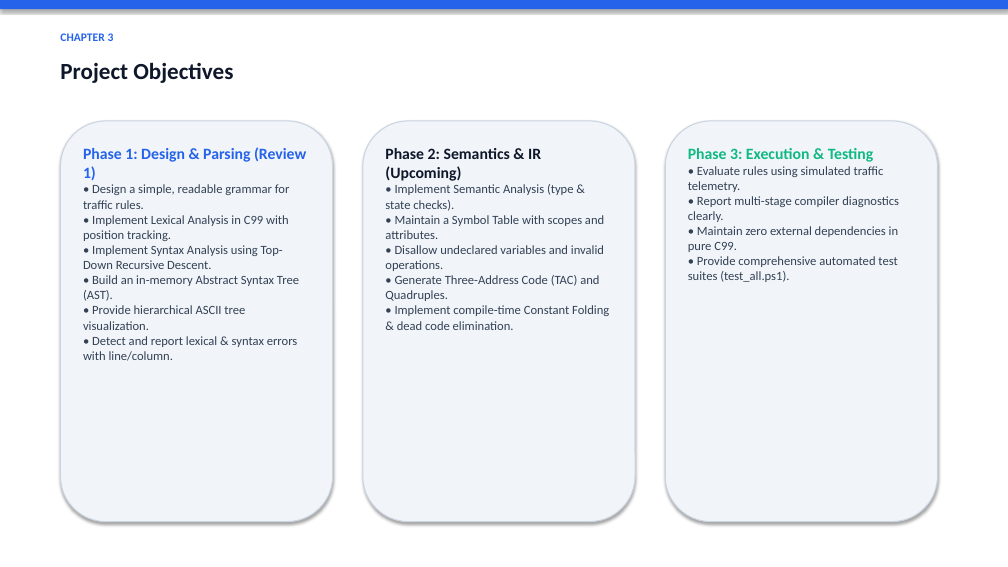
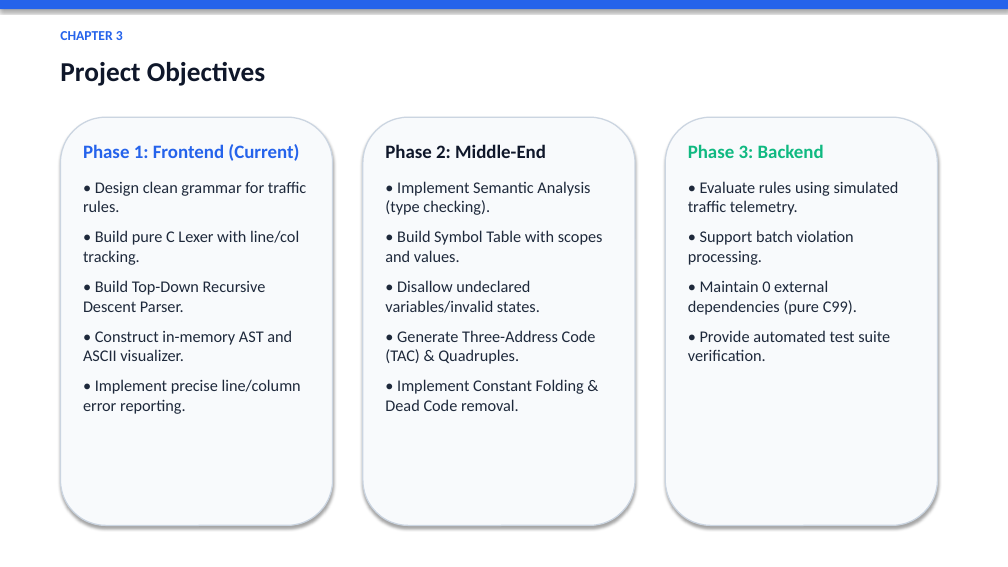
Before and after one commit to 71percentbanana/MQL, a slide deck: slide 4 of TrafficRule_Presentation.pptx. Drawn at 1008x567 pixels with LibreOffice and Linux fonts; fonts in the diff are those of the drawing. Boxes give left, top, right and bottom in pixels: in the first picture for what was removed or moved away, otherwise in the second. Text is boxed around its words. In the diff, an @@ line names an element or a change of style, - is before the commit and + after.

Commit message:
Update presentation with larger text, complete architecture flowchart, and 9-module final design

```diff
--- a/TrafficRule_Presentation.pptx
+++ b/TrafficRule_Presentation.pptx
@@ text "CHAPTER 3" at bbox=[60, 31, 123, 40]: size 11 to 13 pt @@
@@ text "Project Objectives" at bbox=[60, 62, 265, 86]: size 22 to 26 pt @@
@@ rounded rectangle: place and size @@
-rounded rectangle at bbox=[60, 121, 333, 522]
+rounded rectangle at bbox=[60, 117, 333, 526]
@@ rounded rectangle: place and size @@
-rounded rectangle at bbox=[363, 121, 635, 522]
+rounded rectangle at bbox=[363, 117, 635, 526]
@@ fill #F1F5F9 to #F8FAFC; outline #CBD5E1 1 pt to #CBD5E1 1.2 pt in 3 elements at bbox=[60, 117, 333, 526], bbox=[363, 117, 635, 526], bbox=[665, 117, 938, 526] @@
@@ rounded rectangle: place and size @@
-rounded rectangle at bbox=[665, 121, 938, 522]
+rounded rectangle at bbox=[665, 117, 938, 526]
@@ text at bbox=[83, 144, 306, 414]: text changed; size 12 to 15.5 pt; text colour #334155 to #1E293B @@
-Phase 1: Design & Parsing (Review 1)
-• Design a simple, readable grammar for traffic rules.
-• Implement Lexical Analysis in C99 with position tracking.
-• Implement Syntax Analysis using Top-Down Recursive Descent.
-• Build an in-memory Abstract Syntax Tree (AST).
-• Provide hierarchical ASCII tree visualization.
-• Detect and report lexical & syntax errors with line/column.
+Phase 1: Frontend (Current)
+• Design clean grammar for traffic rules.
+• Build pure C Lexer with line/col tracking.
+• Build Top-Down Recursive Descent Parser.
+• Construct in-memory AST and ASCII visualizer.
+• Implement precise line/column error reporting.
@@ text at bbox=[385, 144, 603, 411]: text changed; size 12 to 15.5 pt; text colour #334155 to #1E293B @@
-Phase 2: Semantics & IR (Upcoming)
-• Implement Semantic Analysis (type & state checks).
-• Maintain a Symbol Table with scopes and attributes.
-• Disallow undeclared variables and invalid operations.
-• Generate Three-Address Code (TAC) and Quadruples.
-• Implement compile-time Constant Folding & dead code elimination.
+Phase 2: Middle-End
+• Implement Semantic Analysis (type checking).
+• Build Symbol Table with scopes and values.
+• Disallow undeclared variables/invalid states.
+• Generate Three-Address Code (TAC) & Quadruples.
+• Implement Constant Folding & Dead Code removal.
@@ text at bbox=[688, 144, 824, 158]: text changed; size 15 to 18 pt @@
-Phase 3: Execution & Testing
+Phase 3: Backend
@@ text at bbox=[688, 181, 899, 215]: size 12 to 15.5 pt, text colour #334155 to #1E293B in "• Evaluate rules using simulated traffic telemetry."; more space between paragraphs @@
@@ text at bbox=[688, 230, 890, 361]: text changed; size 12 to 15.5 pt; text colour #334155 to #1E293B @@
-• Report multi-stage compiler diagnostics clearly.
-• Maintain zero external dependencies in pure C99.
-• Provide comprehensive automated test suites (test_all.ps1).
+• Support batch violation processing.
+• Maintain 0 external dependencies (pure C99).
+• Provide automated test suite verification.
```
Also in this commit, not shown: 11 other slides changed, 2 slides added, 2 slides removed, 1 other file.
